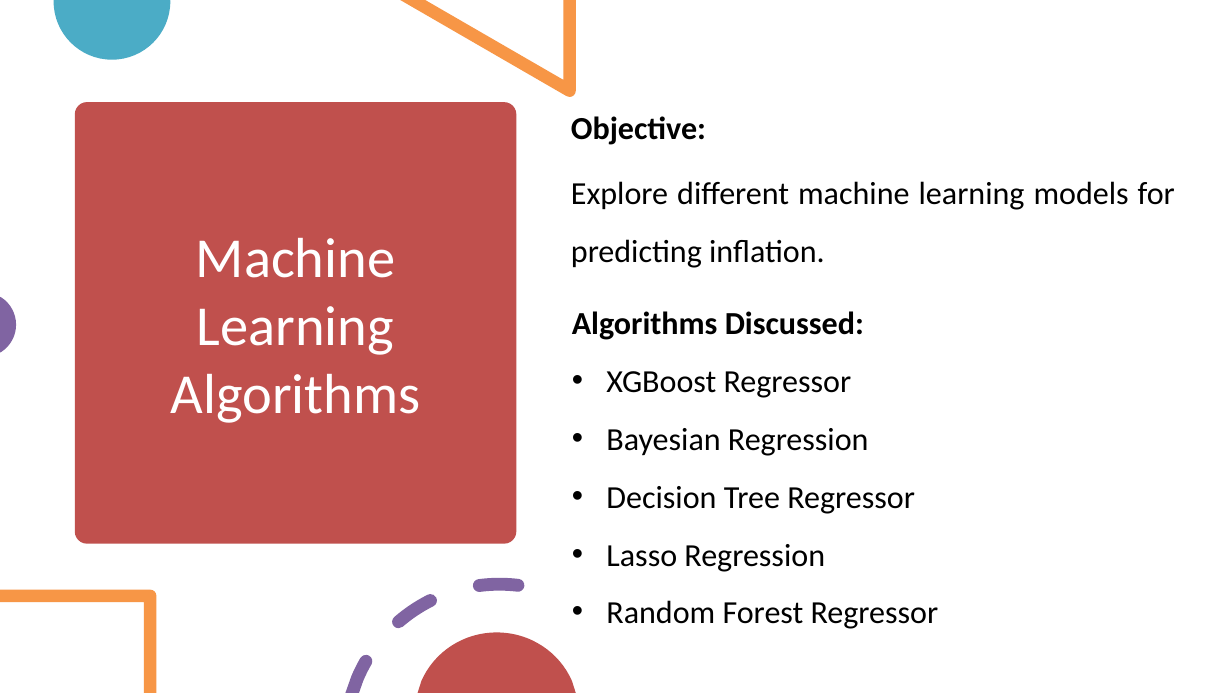
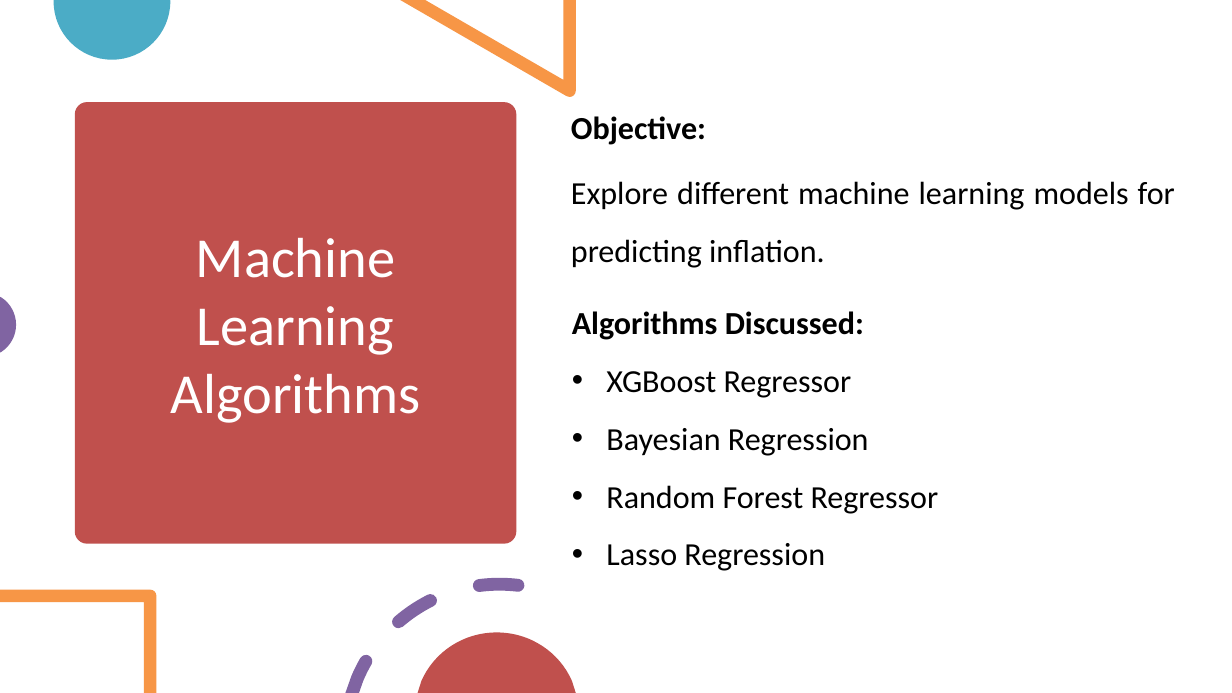
Before and after one commit to jaden-2/Dpro-Final-assignment, a slide deck: slide 6 of Inflation_Prediction_Presentation v2.pptx. Drawn at 1232x693 pixels with LibreOffice and Linux fonts; fonts in the diff are those of the drawing. Boxes give left, top, right and bottom in pixels: in the first picture for what was removed or moved away, otherwise in the second. Text is boxed around its words. In the diff, an @@ line names an element or a change of style, - is before the commit and + after.

```diff
--- a/Inflation_Prediction_Presentation v2.pptx
+++ b/Inflation_Prediction_Presentation v2.pptx
@@ text at (606, 485, 939, 514): text changed @@
-• Decision Tree Regressor
+• Random Forest Regressor
@@ text at (606, 600, 939, 629): paragraph removed @@
-• Random Forest Regressor
```
Also in this commit, not shown: 1 other slide changed.
